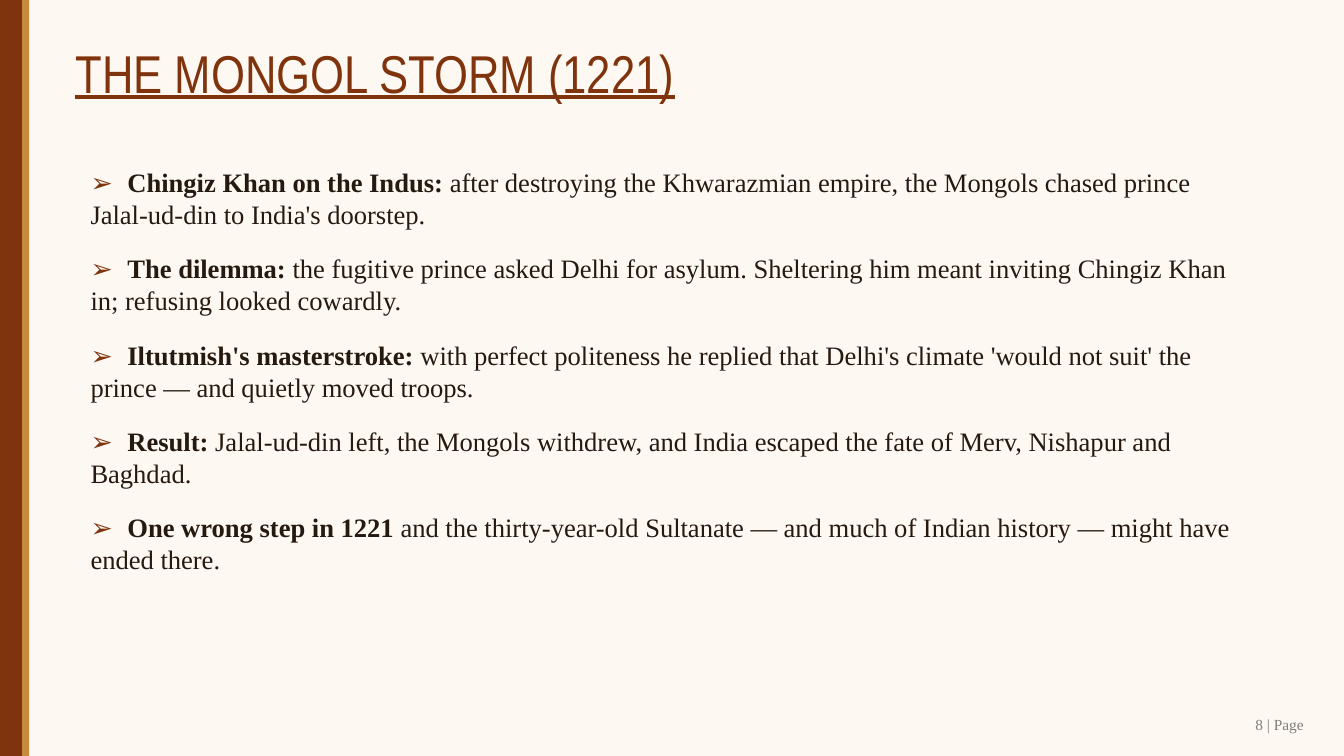
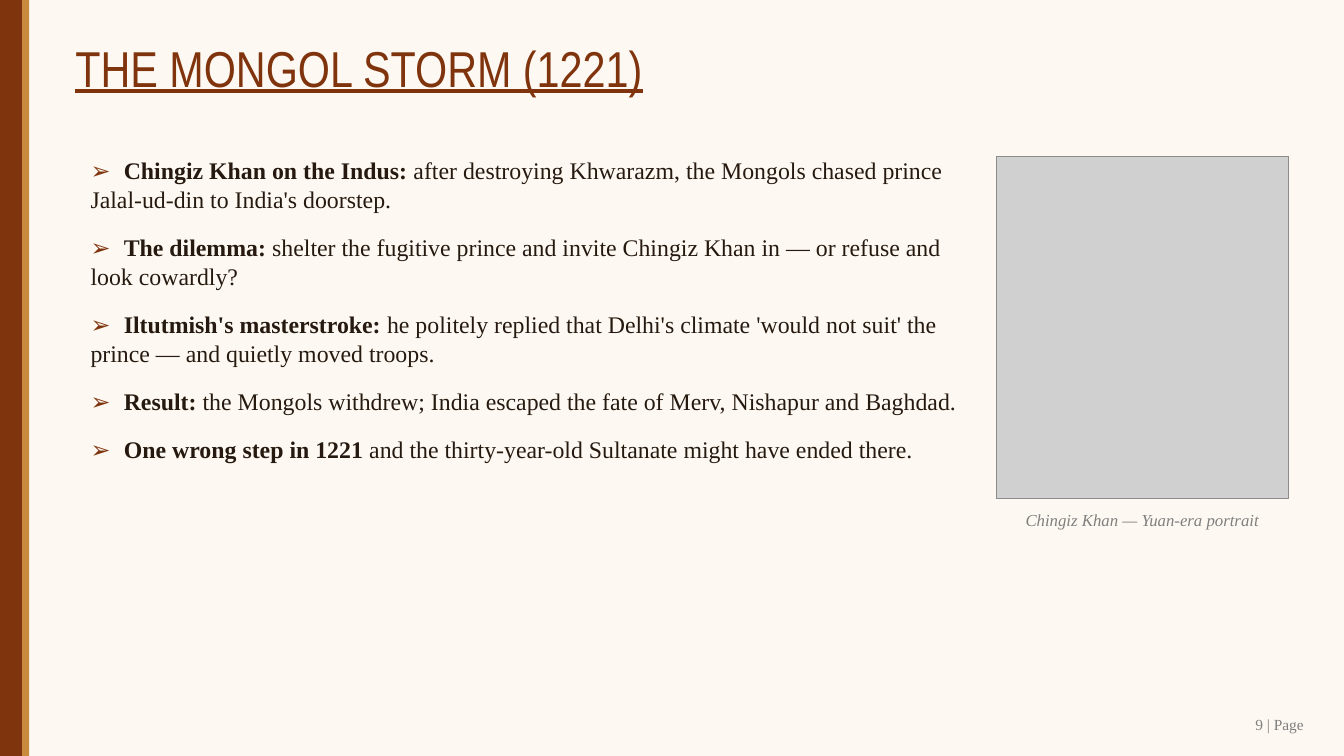
Before and after one commit to SangamSitapuri07/SIH, a slide deck: slide 9 of assignment/Slave_Dynasty_Mamluk_Presentation.pptx (slide 8 before the commit). Drawn at 1344x756 pixels with LibreOffice and Linux fonts; fonts in the diff are those of the drawing; grey boxes stand for pictures. Boxes give left, top, right and bottom in pixels: in the first picture for what was removed or moved away, otherwise in the second. Text is boxed around its words. In the diff, an @@ line names an element or a change of style, - is before the commit and + after.

```diff
--- a/assignment/Slave_Dynasty_Mamluk_Presentation.pptx
+++ b/assignment/Slave_Dynasty_Mamluk_Presentation.pptx
@@ text "THE MONGOL STORM (1221)" at <box>75,50,642,97</box>: size 38 to 36 pt @@
@@ text at <box>91,162,956,463</box>: text changed; size 19 to 17 pt @@
-➢ Chingiz Khan on the Indus: after destroying the Khwarazmian empire, the Mongols chased prince Jalal-ud-din to India's doorstep.
-➢ The dilemma: the fugitive prince asked Delhi for asylum. Sheltering him meant inviting Chingiz Khan in; refusing looked cowardly.
-➢ Iltutmish's masterstroke: with perfect politeness he replied that Delhi's climate 'would not suit' the prince — and quietly moved troops.
-➢ Result: Jalal-ud-din left, the Mongols withdrew, and India escaped the fate of Merv, Nishapur and Baghdad.
-➢ One wrong step in 1221 and the thirty-year-old Sultanate — and much of Indian history — might have ended there.
+➢ Chingiz Khan on the Indus: after destroying Khwarazm, the Mongols chased prince Jalal-ud-din to India's doorstep.
+➢ The dilemma: shelter the fugitive prince and invite Chingiz Khan in — or refuse and look cowardly?
+➢ Iltutmish's masterstroke: he politely replied that Delhi's climate 'would not suit' the prince — and quietly moved troops.
+➢ Result: the Mongols withdrew; India escaped the fate of Merv, Nishapur and Baghdad.
+➢ One wrong step in 1221 and the thirty-year-old Sultanate might have ended there.
@@ picture added at <box>996,156,1289,499</box> @@
@@ text added at <box>1026,514,1259,530</box>, 12 pt, text #7F7F7F, italic @@
+Chingiz Khan — Yuan-era portrait
@@ text at <box>1255,720,1304,733</box>: text changed @@
-8 | Page
+9 | Page
```
Also in this commit, not shown: 15 other slides changed, 1 slide added, 8 other files.
